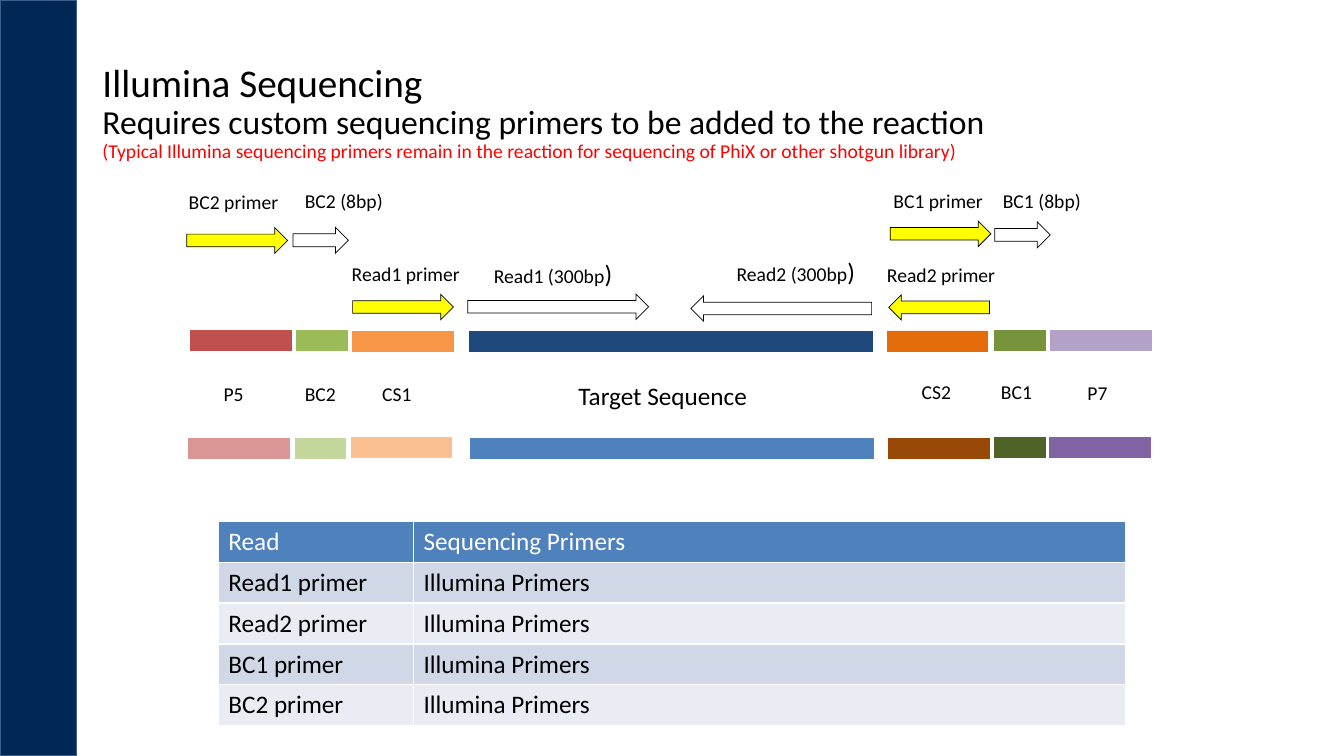
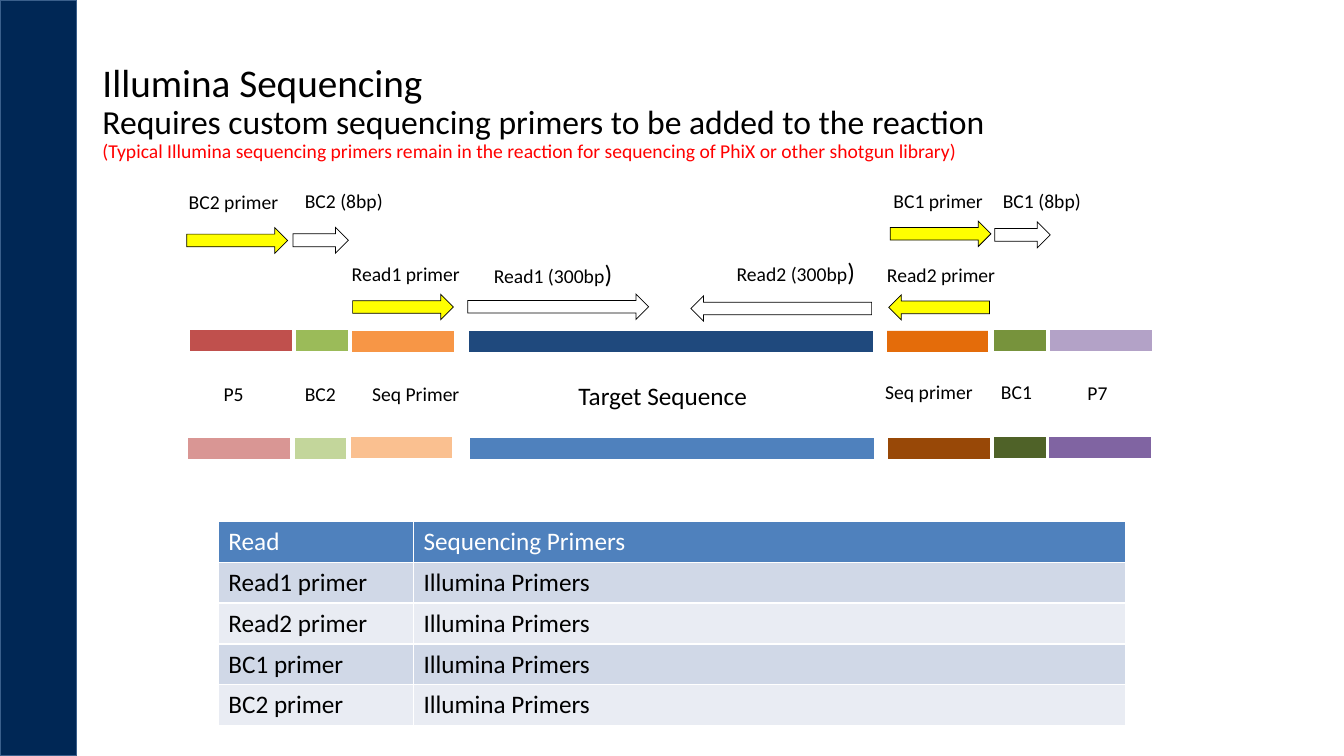
Before and after one commit to ucdavis-bioinformatics-training/2019_September_UCD_Microbial_Community_Analysis_Workshop, a slide deck: slide 21 of dbcAmplicons/dbcAmplicons_Amplicons.pptx. Drawn at 1344x756 pixels with LibreOffice and Linux fonts; fonts in the diff are those of the drawing; background and template pictures are left out. Boxes give left, top, right and bottom in pixels: in the first picture for what was removed or moved away, otherwise in the second. Text is boxed around its words. In the diff, an @@ line names an element or a change of style, - is before the commit and + after.

```diff
--- a/dbcAmplicons/dbcAmplicons_Amplicons.pptx
+++ b/dbcAmplicons/dbcAmplicons_Amplicons.pptx
@@ text at (372, 387, 460, 404): text changed @@
-CS1
+Seq Primer
@@ text at (885, 385, 973, 402): text changed @@
-CS2
+Seq primer
```
Also in this commit, not shown: 6 other slides changed, 17 other files.
